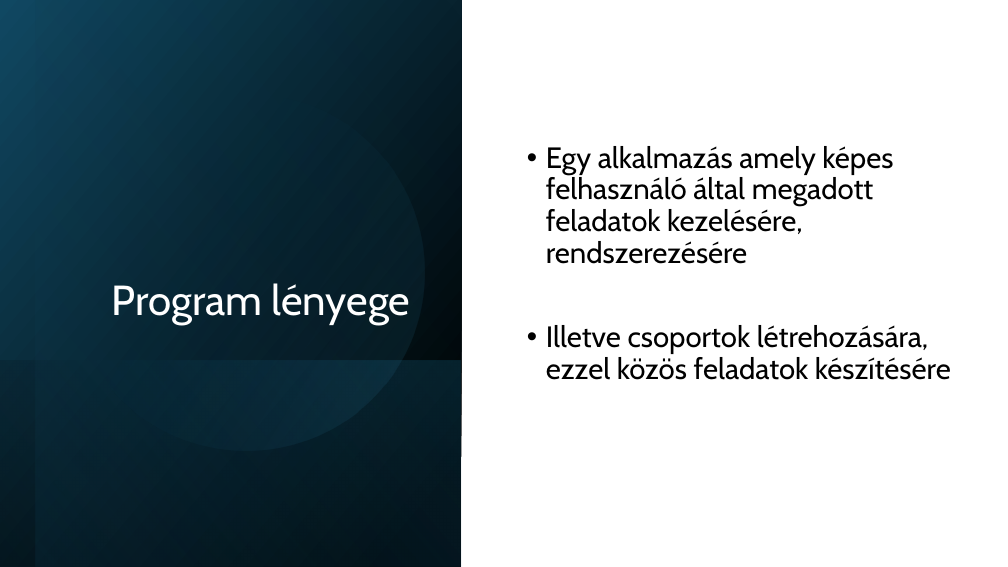
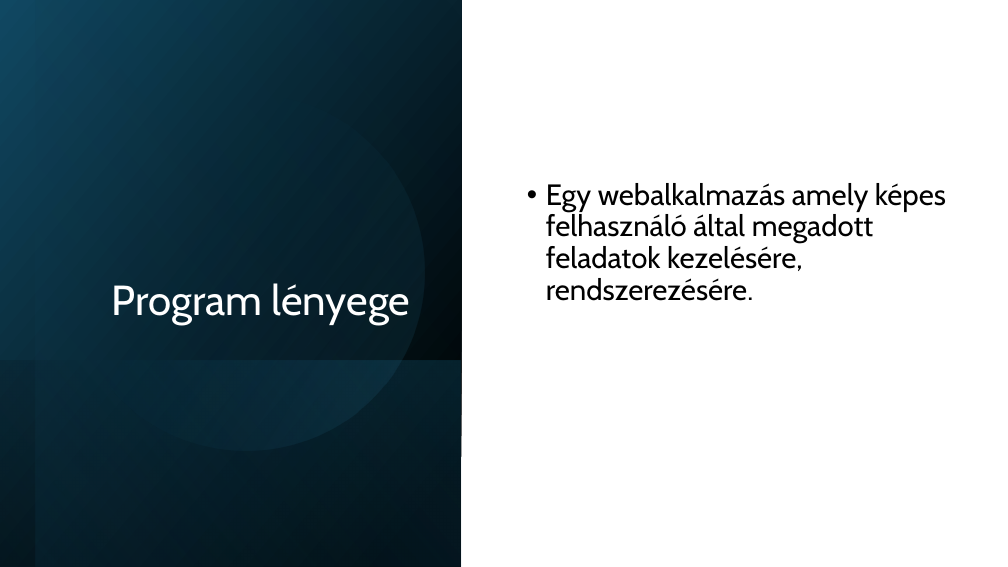
Before and after one commit to SzaboBence1027/QuickTick, a slide deck: slide 2 of To do list.pptx. Drawn at 1008x567 pixels with LibreOffice and Linux fonts; fonts in the diff are those of the drawing. Boxes give left, top, right and bottom in pixels: in the first picture for what was removed or moved away, otherwise in the second. Text is boxed around its words. In the diff, an @@ line names an element or a change of style, - is before the commit and + after.

```diff
--- a/To do list.pptx
+++ b/To do list.pptx
@@ text at [546, 183, 946, 301]: text changed @@
-• Egy alkalmazás amely képes felhasználó által megadott feladatok kezelésére, rendszerezésére
-• Illetve csoportok létrehozására, ezzel közös feladatok készítésére
+• Egy webalkalmazás amely képes felhasználó által megadott feladatok kezelésére, rendszerezésére.
```
Also in this commit, not shown: 4 other slides changed, 1 slide added, 2 slides removed, 3 other files.
